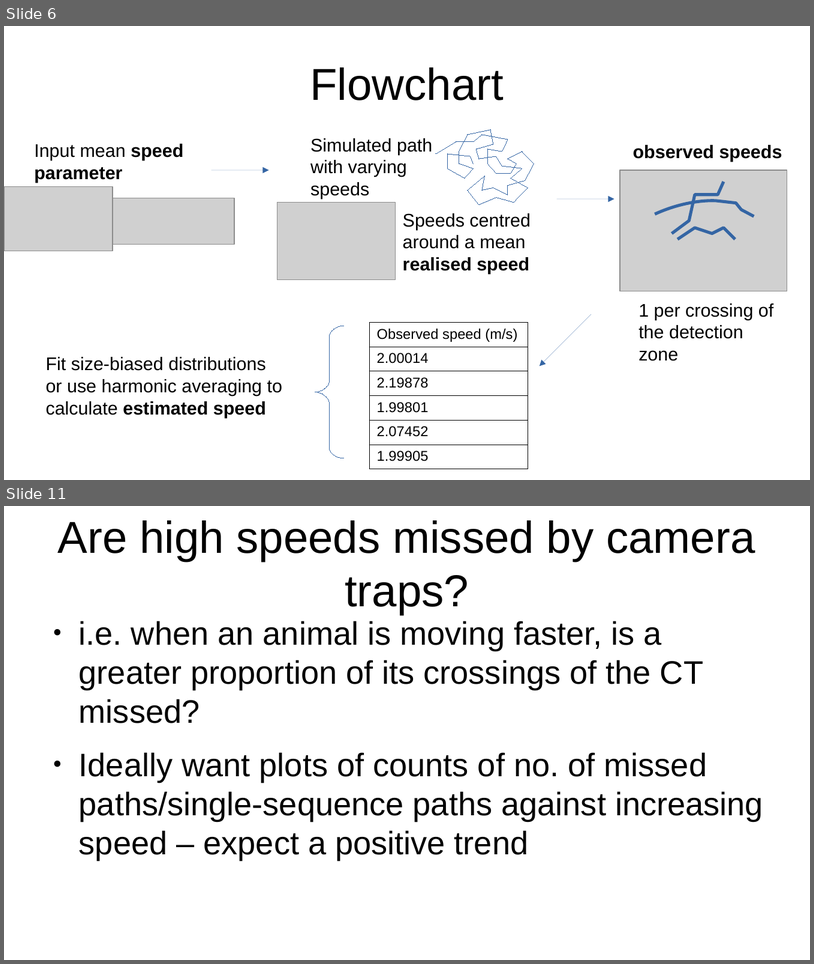
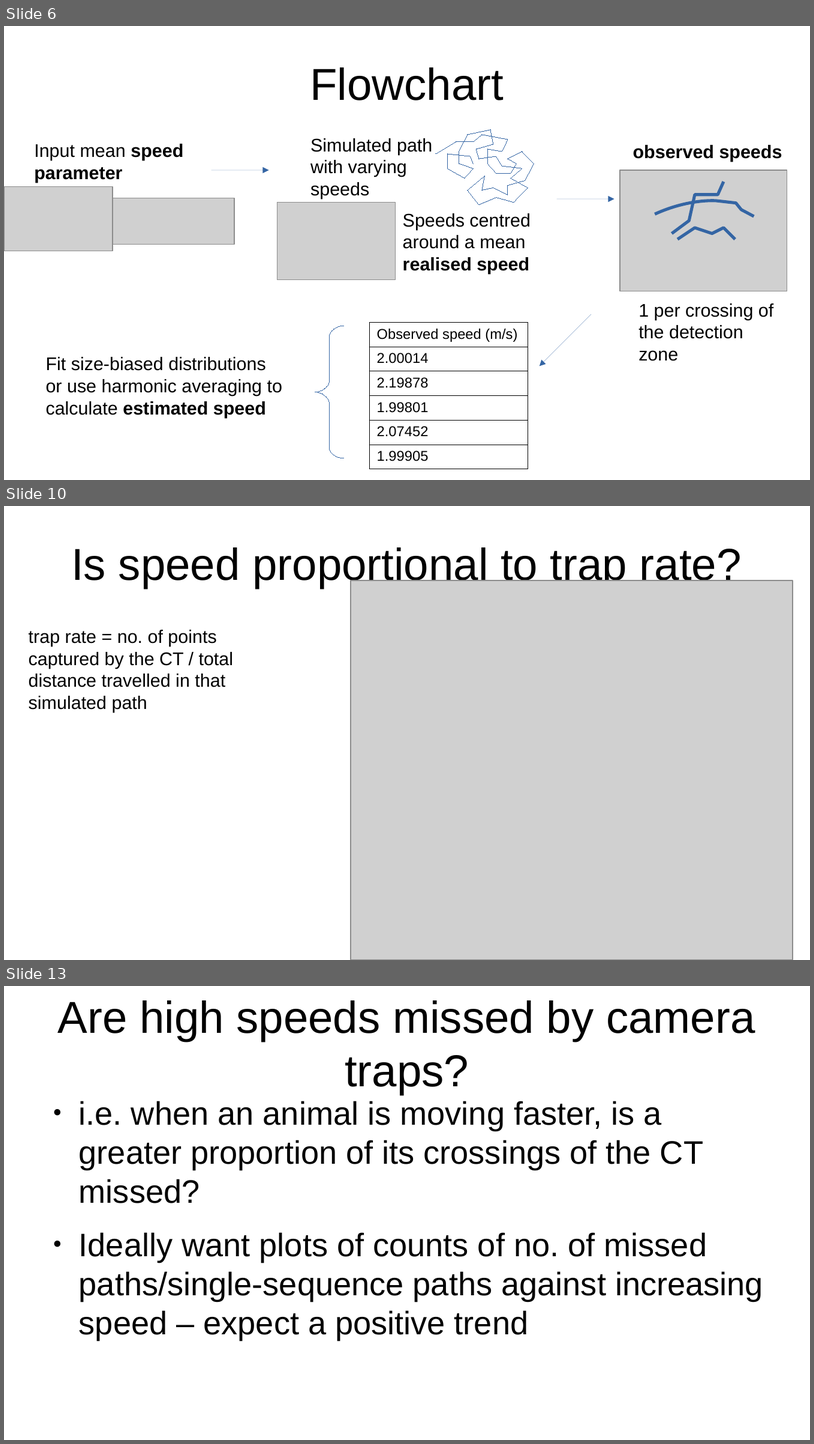
Before and after one commit to lizziebru/CamtrapSimulation, a slide deck: writeup/Camtrapsim_pres.odp. Shown one above the other, each under a label of ours: slides 6 and 11 before the commit, slides 6, 10 and 13 after it; the slides between them are not shown. The pictures are 814x964 and 814x1444 pixels, drawn with LibreOffice and Linux fonts; fonts in the diff are those of the drawing; grey boxes stand for pictures. Boxes give left, top, right and bottom in pixels: in the first picture for what was removed or moved away, otherwise in the second. Text is boxed around its words. In the diff, an @@ line names an element or a change of style, - is before the commit and + after.

```diff
--- a/writeup/Camtrapsim_pres.odp
+++ b/writeup/Camtrapsim_pres.odp
@@ slide 10 added at (4,506,810,960), background #FFFFFF @@
@@ title added at (71,547,742,588), 44 pt, text #000000 @@
+Is speed proportional to trap rate?
@@ picture added at (351,580,794,960) @@
@@ text added at (29,630,234,712), 18 pt, text #000000 @@
+trap rate = no. of points captured by the CT / total distance travelled in that simulated path
@@ what was slide 11 is now slide 13 @@
```
Also in this commit, not shown: 1 slide changed, 9 other slides added, 3 slides removed, 3 other files.
